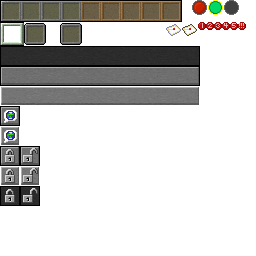
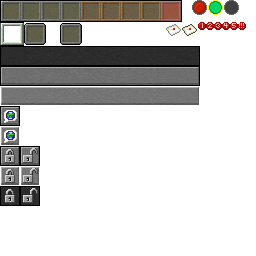
Before/after of a 256 x 256 layered artwork. What changed in the layer stack:
added layer "redthing.png" above "upgrades" over [161, 1, 181, 21]
painted on "upgrades" over [161, 1, 181, 21]
